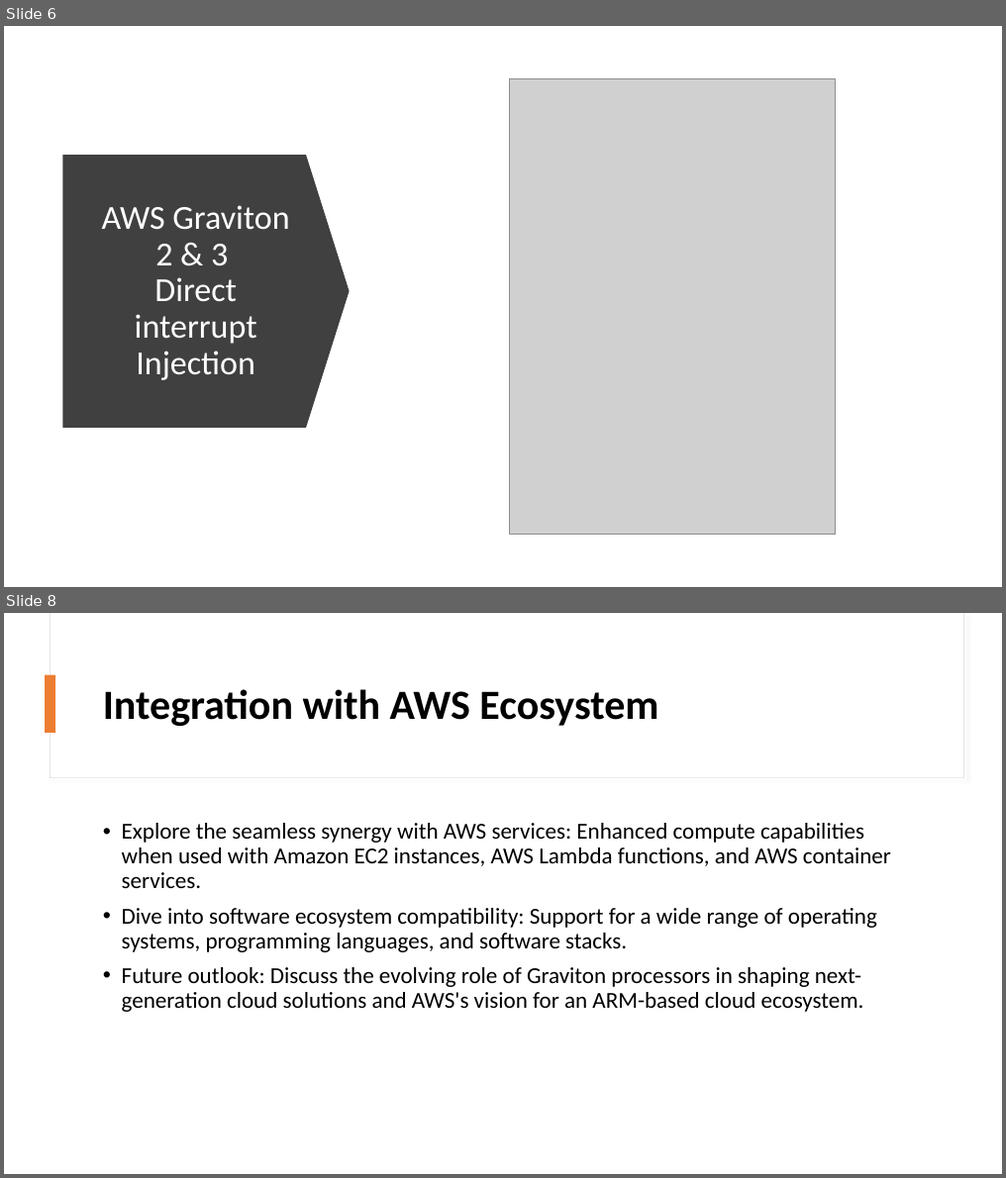
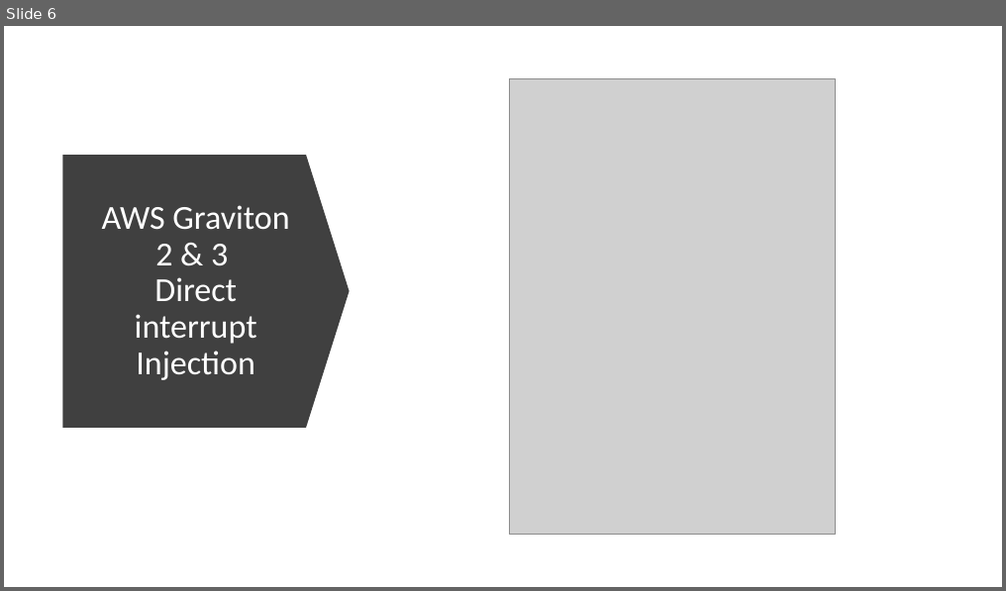
Before and after one commit to IlyaChakun/aws-iba-courses, a slide deck: lecture-materials/Compute/aws_graviton_processor/AWS_Graviton_Processors.pptx. Shown one above the other, each under a label of ours: slides 6 and 8 before the commit, slide 6 after it; the slides between them are not shown. The pictures are 1006x1178 and 1006x591 pixels, drawn with LibreOffice and Linux fonts; fonts in the diff are those of the drawing; grey boxes stand for pictures. Boxes give left, top, right and bottom in pixels: in the first picture for what was removed or moved away, otherwise in the second. Text is boxed around its words. In the diff, an @@ line names an element or a change of style, - is before the commit and + after.

```diff
--- a/lecture-materials/Compute/aws_graviton_processor/AWS_Graviton_Processors.pptx
+++ b/lecture-materials/Compute/aws_graviton_processor/AWS_Graviton_Processors.pptx
@@ slide 8 removed at (4,613,1002,1174), background #FFFFFF @@
@@ rectangle removed at (50,613,963,778) @@
@@ rectangle removed at (51,613,963,777) @@
@@ rectangle removed at (46,675,55,733) @@
@@ title removed at (103,689,658,726) @@
-Integration with AWS Ecosystem
@@ text removed at (122,823,891,1012) @@
-• Explore the seamless synergy with AWS services: Enhanced compute capabilities when used with Amazon EC2 instances, AWS Lambda functions, and AWS container services.
-• Dive into software ecosystem compatibility: Support for a wide range of operating systems, programming languages, and software stacks.
-• Future outlook: Discuss the evolving role of Graviton processors in shaping next-generation cloud solutions and AWS's vision for an ARM-based cloud ecosystem.
```
Also in this commit, not shown: 2 slides changed, 9 other files.
